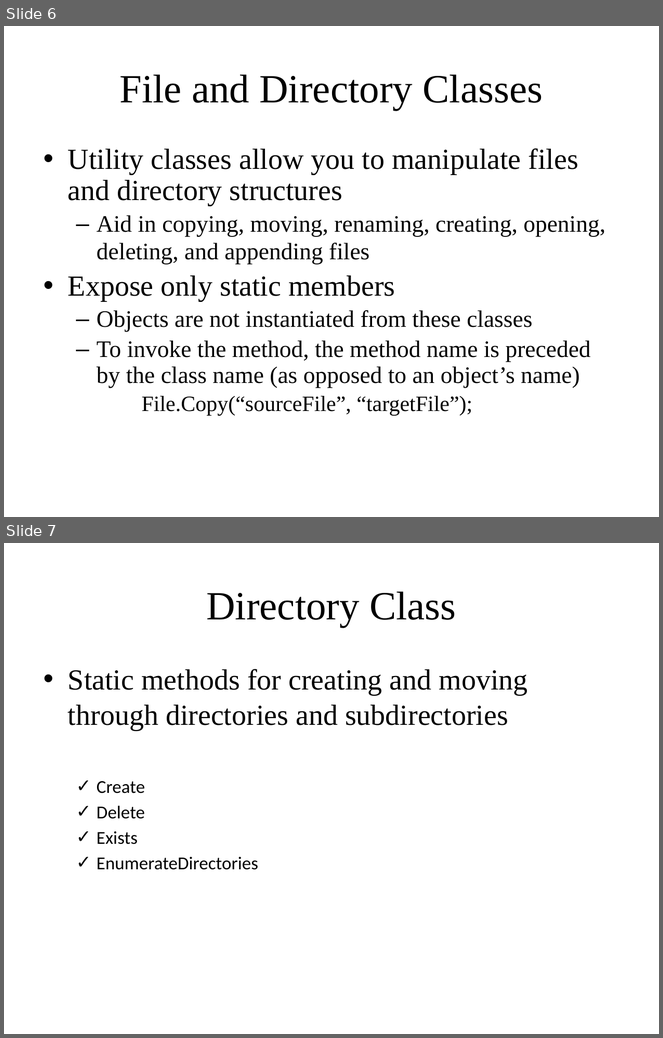
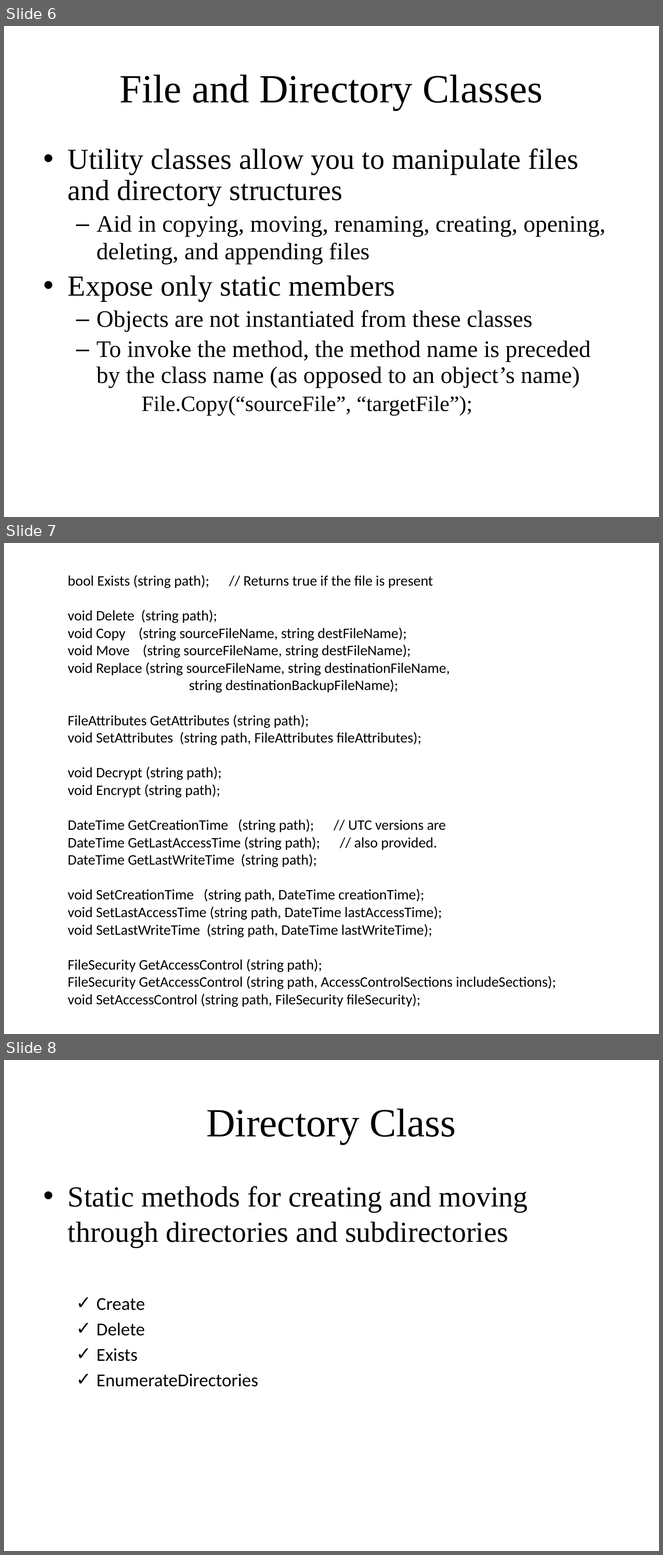
Before and after one commit to ctsxamarintraining/October15, a slide deck: Day2/Afternoon_FileIO/FileIO.pptx. Shown one above the other, each under a label of ours: slides 6 and 7 before the commit, slides 6, 7 and 8 after it. The pictures are 663x1038 and 663x1555 pixels, drawn with LibreOffice and Linux fonts; fonts in the diff are those of the drawing. Boxes give left, top, right and bottom in pixels: in the first picture for what was removed or moved away, otherwise in the second. Text is boxed around its words. In the diff, an @@ line names an element or a change of style, - is before the commit and + after.

```diff
--- a/Day2/Afternoon_FileIO/FileIO.pptx
+++ b/Day2/Afternoon_FileIO/FileIO.pptx
@@ slide 7 added at box(4, 543, 659, 1034), background #FFFFFF @@
@@ text added at box(68, 575, 556, 1007), 16 pt, text #000000 @@
+bool Exists (string path); // Returns true if the file is present
+void Delete (string path);
+void Copy (string sourceFileName, string destFileName);
+void Move (string sourceFileName, string destFileName);
+void Replace (string sourceFileName, string destinationFileName,
+string destinationBackupFileName);
+FileAttributes GetAttributes (string path);
+void SetAttributes (string path, FileAttributes fileAttributes);
+void Decrypt (string path);
+void Encrypt (string path);
+DateTime GetCreationTime (string path); // UTC versions are
+DateTime GetLastAccessTime (string path); // also provided.
+DateTime GetLastWriteTime (string path);
+void SetCreationTime (string path, DateTime creationTime);
+void SetLastAccessTime (string path, DateTime lastAccessTime);
+void SetLastWriteTime (string path, DateTime lastWriteTime);
+FileSecurity GetAccessControl (string path);
+FileSecurity GetAccessControl (string path, AccessControlSections includeSections);
+void SetAccessControl (string path, FileSecurity fileSecurity);
@@ what was slide 7 is now slide 8 @@
```
Also in this commit, not shown: 2 other slides added, 1 other file.
